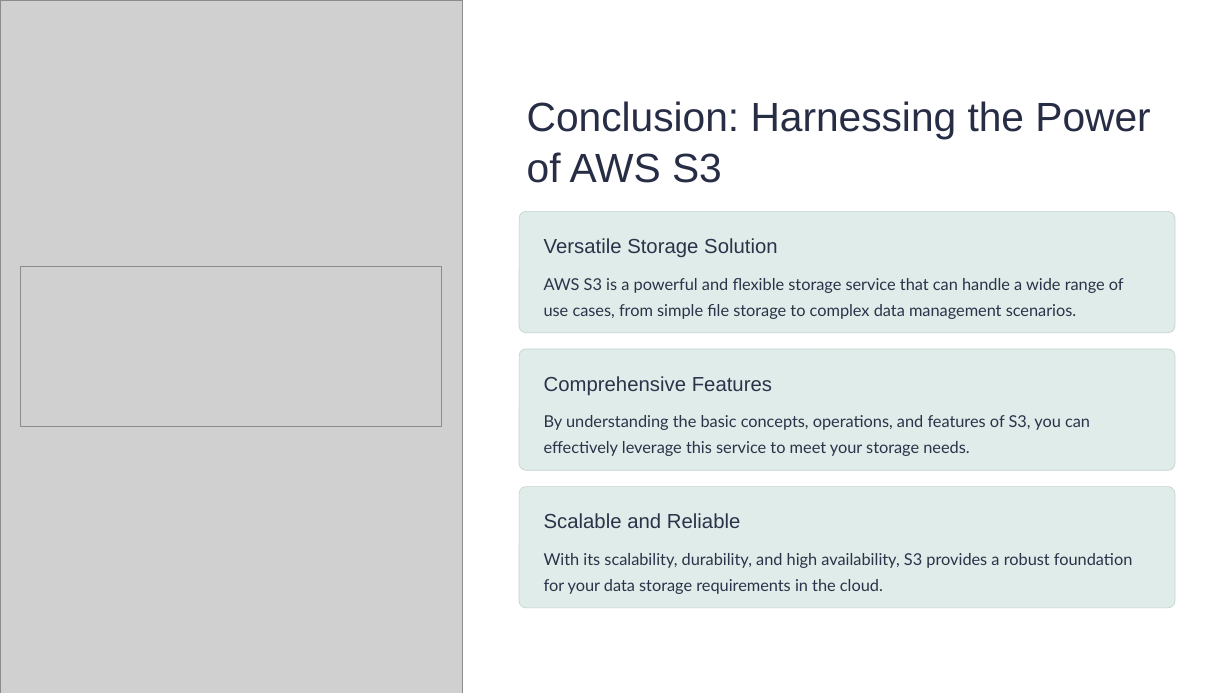
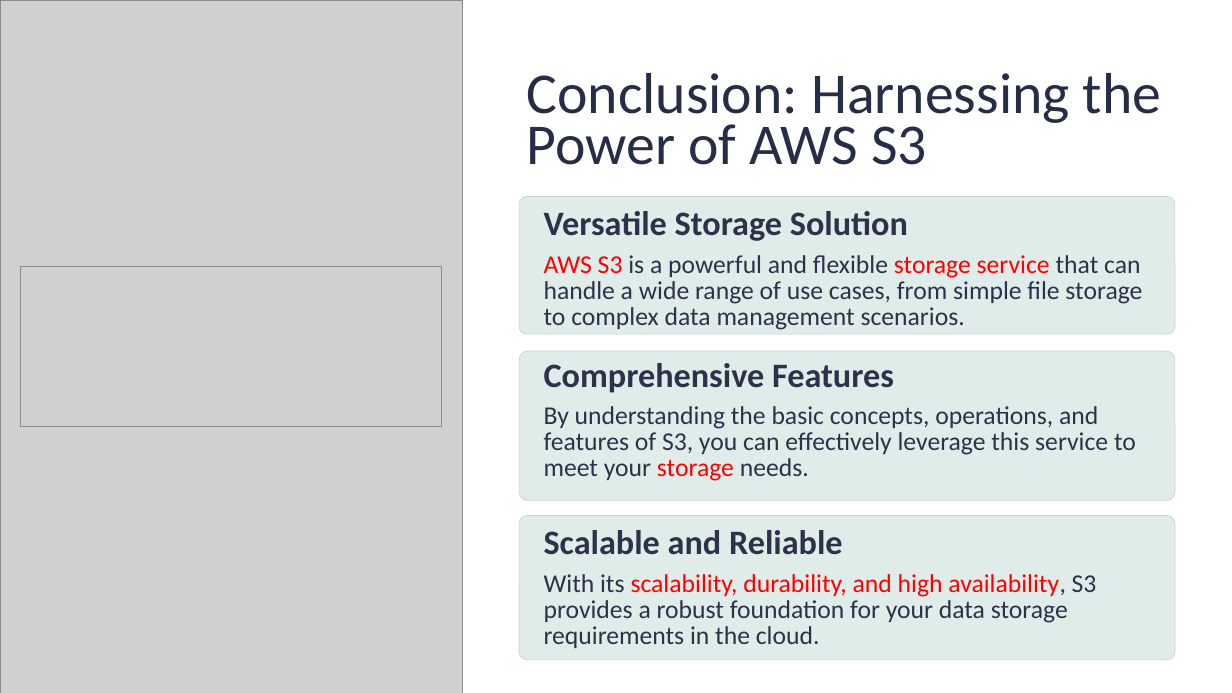
Before and after one commit to ramram43210/Java_2024, a slide deck: slide 10 of Amazon_S3_Beginners_V1/Amazon_S3_Beginners_V1.pptx. Drawn at 1232x693 pixels with LibreOffice and Linux fonts; fonts in the diff are those of the drawing; grey boxes stand for pictures. Boxes give left, top, right and bottom in pixels: in the first picture for what was removed or moved away, otherwise in the second. Text is boxed around its words. In the diff, an @@ line names an element or a change of style, - is before the commit and + after.

```diff
--- a/Amazon_S3_Beginners_V1/Amazon_S3_Beginners_V1.pptx
+++ b/Amazon_S3_Beginners_V1/Amazon_S3_Beginners_V1.pptx
@@ text "Conclusion: Harnessing the Power of ...": place and size @@
-text "Conclusion: Harnessing the Power of ..." at [527, 101, 1150, 183]
+text "Conclusion: Harnessing the Power of ..." at [527, 73, 1161, 165]
@@ text "Conclusion: Harnessing the Power of ..." at [527, 73, 1161, 165]: size 38.1 to 54 pt, font Arial to Calibri @@
@@ rounded rectangle: place and size @@
-rounded rectangle at [519, 212, 1175, 333]
+rounded rectangle at [519, 196, 1175, 334]
@@ text "Versatile Storage Solution": place and size @@
-text "Versatile Storage Solution" at [544, 238, 778, 257]
+text "Versatile Storage Solution" at [544, 211, 908, 241]
@@ text "AWS S3 is a powerful ...": place and size @@
-text "AWS S3 is a powerful ..." at [544, 278, 1124, 319]
+text "AWS S3 is a powerful ..." at [544, 255, 1142, 330]
@@ text "AWS S3 is a powerful ..." at [544, 255, 1142, 330]: size 15.2 to 24 pt, font Lato to Calibri; text colour #2C3249 to #FF0000 in "AWS S3 storage service" @@
@@ rounded rectangle: place and size @@
-rounded rectangle at [519, 349, 1175, 470]
+rounded rectangle at [519, 351, 1175, 500]
@@ text "By understanding the basic concepts, ..." at [544, 406, 1136, 481]: size 15.2 to 24 pt, font Lato to Calibri; text colour #2C3249 to #FF0000 in "storage" @@
@@ rounded rectangle: place and size @@
-rounded rectangle at [519, 487, 1175, 608]
+rounded rectangle at [519, 515, 1175, 659]
@@ size 19.1 to 32 pt, font Arial to Calibri, bold on in 3 elements at [544, 363, 765, 450], [544, 211, 908, 241], [544, 530, 843, 555] @@
@@ text "Scalable and Reliable": place and size @@
-text "Scalable and Reliable" at [544, 513, 741, 528]
+text "Scalable and Reliable" at [544, 530, 843, 555]
@@ text "With its scalability, durability, and ...": place and size @@
-text "With its scalability, durability, and ..." at [544, 553, 1132, 594]
+text "With its scalability, durability, and ..." at [544, 574, 1097, 644]
@@ text "With its scalability, durability, and ..." at [544, 574, 1097, 644]: size 15.2 to 24 pt, font Lato to Calibri; text colour #2C3249 to #FF0000 in "scalability, durability, and high availability," @@
```
Also in this commit, not shown: 9 other slides changed.
